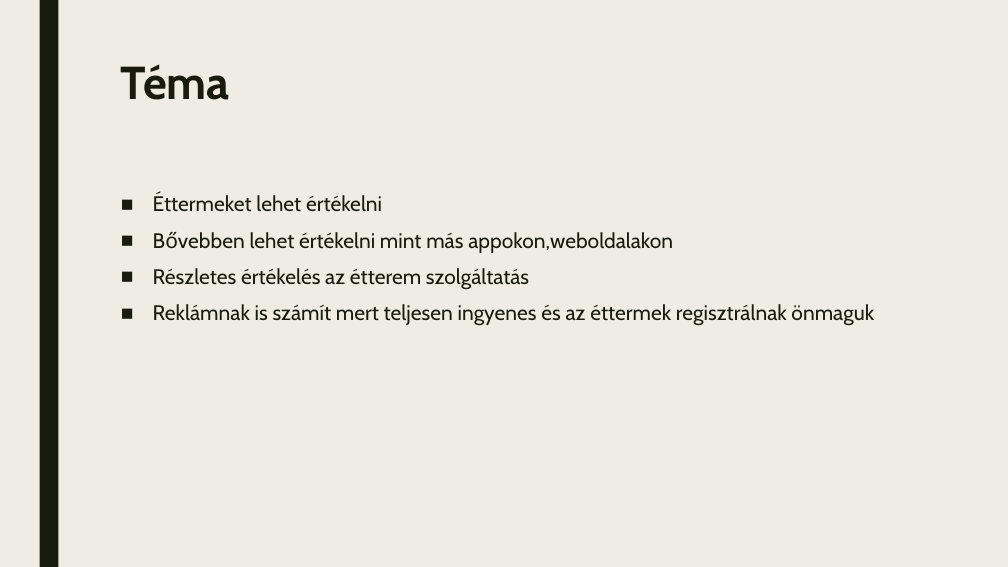
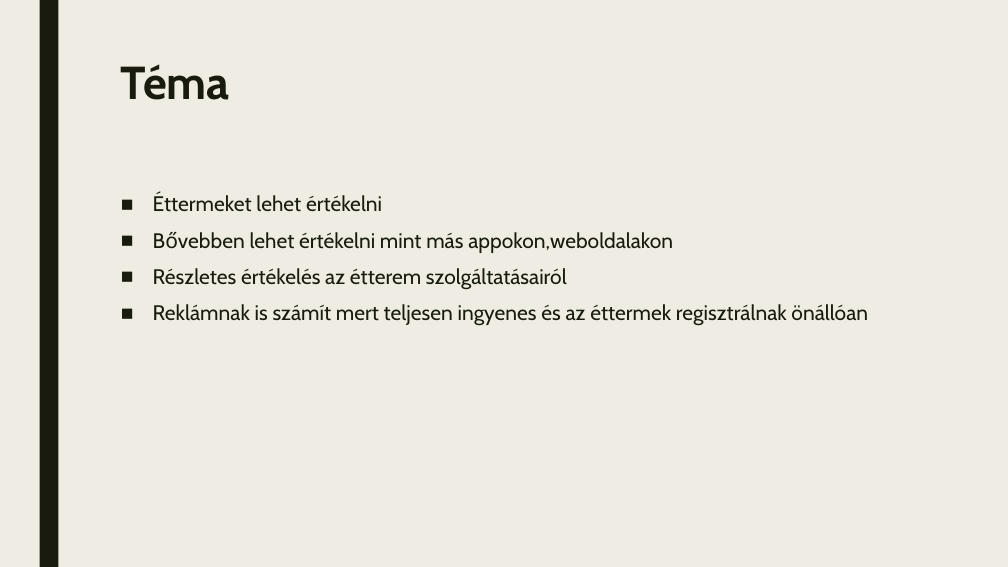
Before and after one commit to Petya6666/ResRater, a slide deck: slide 2 of adatbazis/resrater_adatbazis.pptx. Drawn at 1008x567 pixels with LibreOffice and Linux fonts; fonts in the diff are those of the drawing. Boxes give left, top, right and bottom in pixels: in the first picture for what was removed or moved away, otherwise in the second. Text is boxed around its words. In the diff, an @@ line names an element or a change of style, - is before the commit and + after.

Commit message:
ppt vegleges

```diff
--- a/adatbazis/resrater_adatbazis.pptx
+++ b/adatbazis/resrater_adatbazis.pptx
@@ text at box(153, 268, 868, 326): text changed @@
-■ Részletes értékelés az étterem szolgáltatás
-■ Reklámnak is számít mert teljesen ingyenes és az éttermek regisztrálnak önmaguk
+■ Részletes értékelés az étterem szolgáltatásairól
+■ Reklámnak is számít mert teljesen ingyenes és az éttermek regisztrálnak önállóan
```
